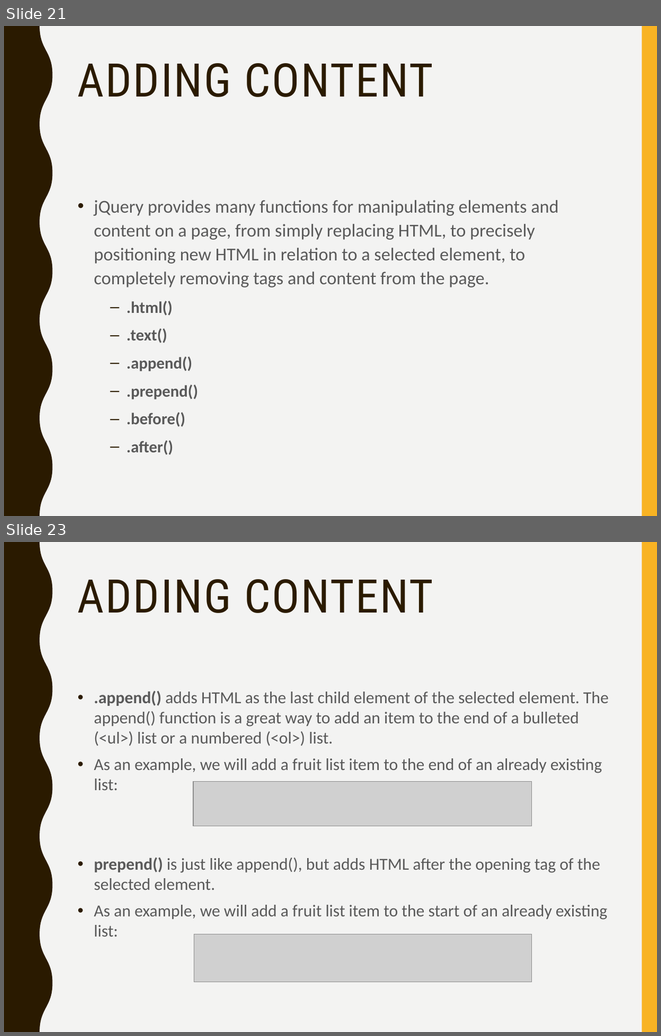
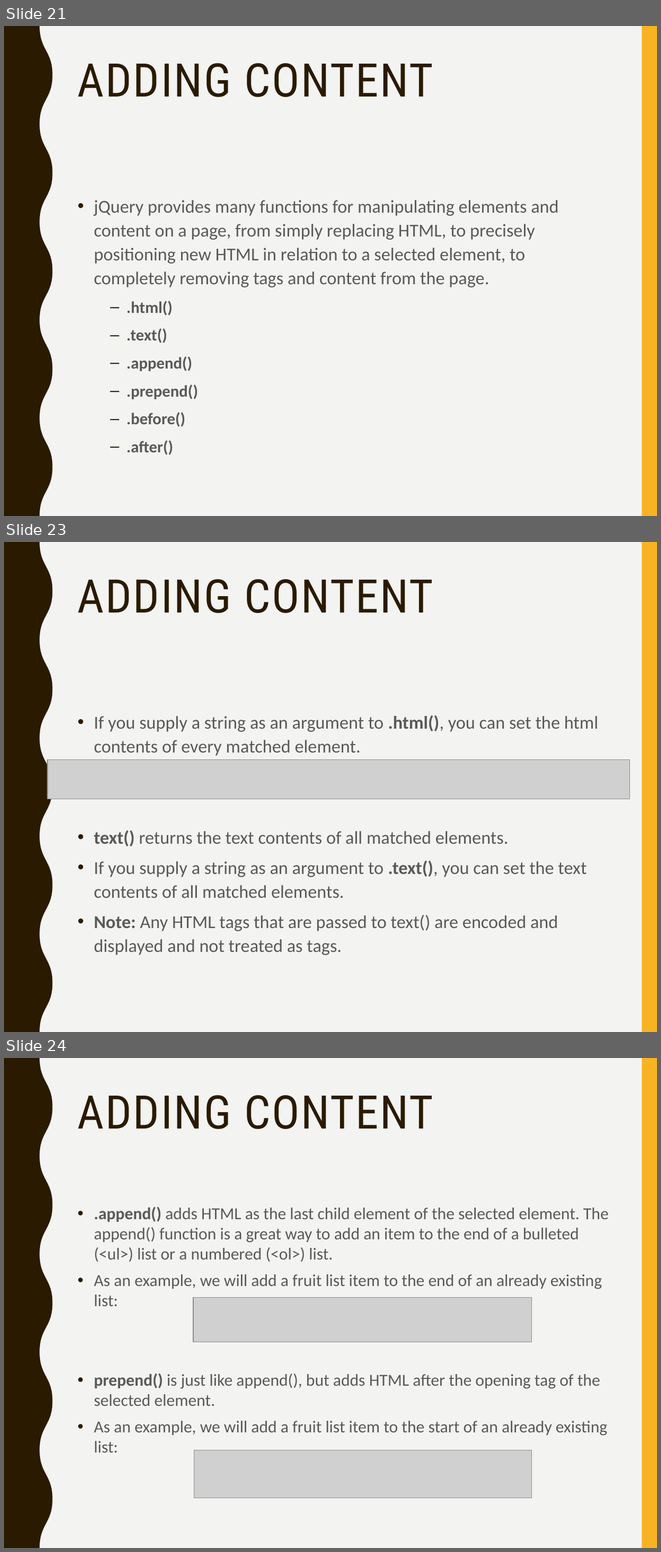
Before and after one commit to mlyngweb1/Website-Development-2-src, a slide deck: topic-05-jQuery-1/talk-1/talk-1.pptx. Shown one above the other, each under a label of ours: slides 21 and 23 before the commit, slides 21, 23 and 24 after it; the slides between them are not shown. The pictures are 661x1036 and 661x1552 pixels, drawn with LibreOffice and Linux fonts; fonts in the diff are those of the drawing; grey boxes stand for pictures. Boxes give left, top, right and bottom in pixels: in the first picture for what was removed or moved away, otherwise in the second. Text is boxed around its words. In the diff, an @@ line names an element or a change of style, - is before the commit and + after.

```diff
--- a/topic-05-jQuery-1/talk-1/talk-1.pptx
+++ b/topic-05-jQuery-1/talk-1/talk-1.pptx
@@ slide 23 added at (4, 542, 657, 1032), background #F3F3F2; not listed: 2 template elements that a slide beside it also shows @@
@@ title added at (78, 579, 433, 613), 51 pt, text #2A1A00 @@
+ADDING CONTENT
@@ text added at (94, 715, 598, 955), 20 pt, text #595959 @@
+• If you supply a string as an argument to .html(), you can set the html contents of every matched element.
+• text() returns the text contents of all matched elements.
+• If you supply a string as an argument to .text(), you can set the text contents of all matched elements.
+• Note: Any HTML tags that are passed to text() are encoded and displayed and not treated as tags.
@@ picture added at (48, 759, 630, 799) @@
@@ what was slide 23 is now slide 24 @@
```
Also in this commit, not shown: 4 slides changed, 1 slide removed, 2 other files.
